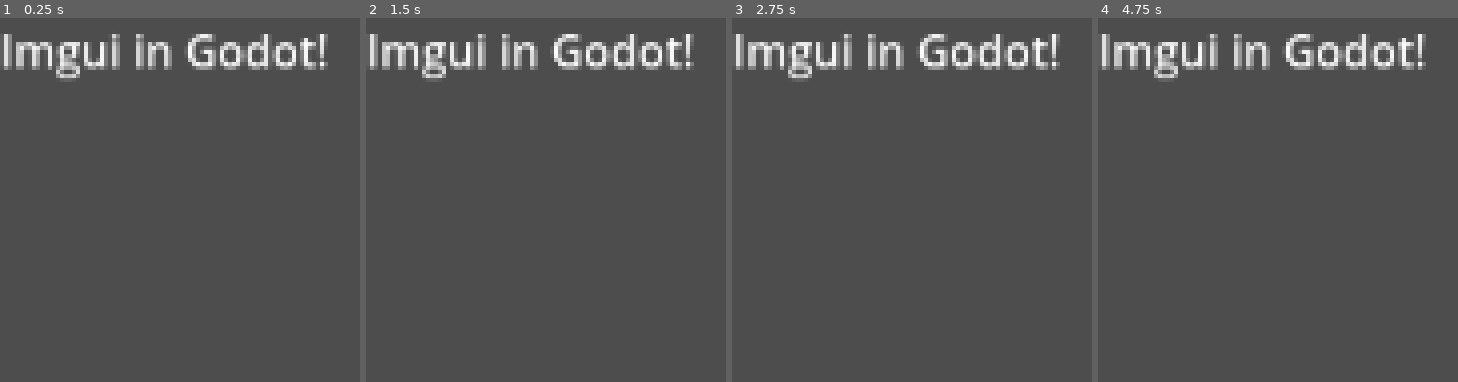
Above: before the commit, frames 1-4 (left to right).
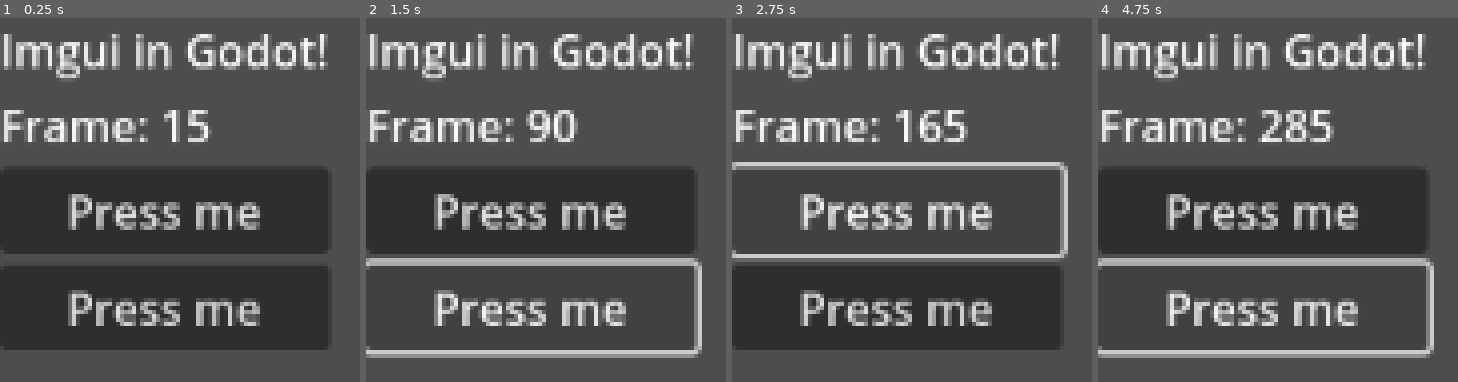
Above: after the commit, the same moments.

Repository: VojtaStruhar/imgui-godot
Game: Godot game, scene res://main.tscn
Two runs of this game, one before a commit and one after it. Both use one fixed random seed, a clock stepped at 60 frames per second and the inputs below.
Inputs (mouse positions are in pixels of both pictures, inside the frame that each line leads up to):
- Up to frame 1 (0.25 s): no input
- Up to frame 2 (1.5 s): click (531, 210) at 0.5 s, where only the run after the commit has a clickable "Press me"; click (531, 309) at 1.25 s, where only the run after the commit has a clickable "Press me"
- Up to frame 3 (2.75 s): click (897, 210) at 2 s, where only the run after the commit has a clickable "Press me"
- Up to frame 4 (4.75 s): click (1263, 309) at 2.75 s, where only the run after the commit has a clickable "Press me"; click (1263, 210) at 3.5 s, where only the run after the commit has a clickable "Press me"; click (1263, 309) at 4.25 s, where only the run after the commit has a clickable "Press me"

The runs differ from the first frame. In frame 1, 42% of the frame differs, in the area x 0-92%, y 25-92%; in frame 2, 30%; in frame 3, 29%; in frame 4, 30%.

Commit message:
Elements stay if the calls are the same
Button presses work
Layouts get invalidated when elements above them change

Diff:
--- a/imgui.gd
+++ b/imgui.gd
@@ -1,11 +1,97 @@
-class_name ImGui extends Node
+class_name ImGui extends Control
+
+var __parent: Control = self
+
+var __inputs: Dictionary[NodePath, Dictionary] = {}
+## Call depth
+var __cursor: Array[int] = [0]
+
 
 func _process(_delta: float) -> void:
-	for child in get_children():
-		remove_child(child)
-		child.queue_free()
+	if get_child_count() != 0:
+		end_vbox()
+
+	assert(__cursor.size() == 1)
+	__cursor[0] = 0
+
+	begin_vbox()
 
 func label(text: String) -> void:
-	var l := Label.new()
-	l.text = text
-	add_child(l)
+	var current := _get_current_node()
+	if current is not Label:
+		_destroy_rest_of_this_layout_level()
+		var l := Label.new()
+		l.name = str(__cursor).validate_node_name()
+		l.text = text
+		__parent.add_child(l)
+		current = l
+
+	current.text = text
+	__cursor[__cursor.size()-1] += 1  # Next node
+
+func button(text: String) -> bool:
+	var current := _get_current_node()
+	if current is not Button:
+		_destroy_rest_of_this_layout_level()
+		var b := Button.new()
+		b.name = str(__cursor).validate_node_name()
+		b.pressed.connect(_register_button_press.bind(b))
+		__parent.add_child(b)
+		current = b
+
+	current.text = text
+	var np := self.get_path_to(current)
+
+	__cursor[__cursor.size()-1] += 1  # Next node
+	return __inputs.erase(np)
+
+func begin_vbox() -> void:
+	var c := _get_current_node()
+	if c is not VBoxContainer:
+		_destroy_rest_of_this_layout_level()
+		var vbox := VBoxContainer.new()
+		vbox.name = str(__cursor).validate_node_name()
+		__parent.add_child(vbox)
+		c = vbox
+
+	__parent = c
+	__cursor.append(0)
+
+func end_vbox() -> void:
+	assert(__parent is VBoxContainer)
+	if __parent.get_child_count() != __cursor[__cursor.size()-1]:
+		_destroy_rest_of_this_layout_level()
+
+	__parent = __parent.get_parent()
+	__cursor.pop_back()
+	__cursor[__cursor.size()-1] += 1
+
+func _register_button_press(b: Button) -> void:
+	var nodepath := self.get_path_to(b)
+	print("Button press ", nodepath)
+	__inputs[nodepath] = {}
+
+func _get_current_node() -> Control:
+	var c: Control = self
+	for i in __cursor:
+		if c.get_child_count() > i:
+			c = c.get_child(i)
+		else:
+			return null
+	return c
+
+func _destroy_rest_of_this_layout_level() -> void:
+	if __cursor.is_empty():
+		# This only happens with the very first container?
+		return
+
+	var incorrect_one := _get_current_node()
+	if incorrect_one == null:
+		# The node isn't created yet
+		return
+
+	var p := incorrect_one.get_parent()
+	while p.get_child_count() > __cursor[__cursor.size()-1]:
+		var child := p.get_child(-1)
+		p.remove_child(child)
+		child.queue_free()
--- a/main.gd
+++ b/main.gd
@@ -1,6 +1,16 @@
 extends ImGui
+
+var frame_number: int = 0
 
 func _process(delta: float) -> void:
 	super(delta)
+	frame_number += 1
+	label("Imgui in Godot!")
+	label("Frame: " + str(frame_number))
 
-	label("Imgui in Godot!")
+	if button("Press me"):
+		print("Action 1!")
+		label("Press!")
+
+	if button("Press me"):
+		print("Deleting your hard drive rn")
